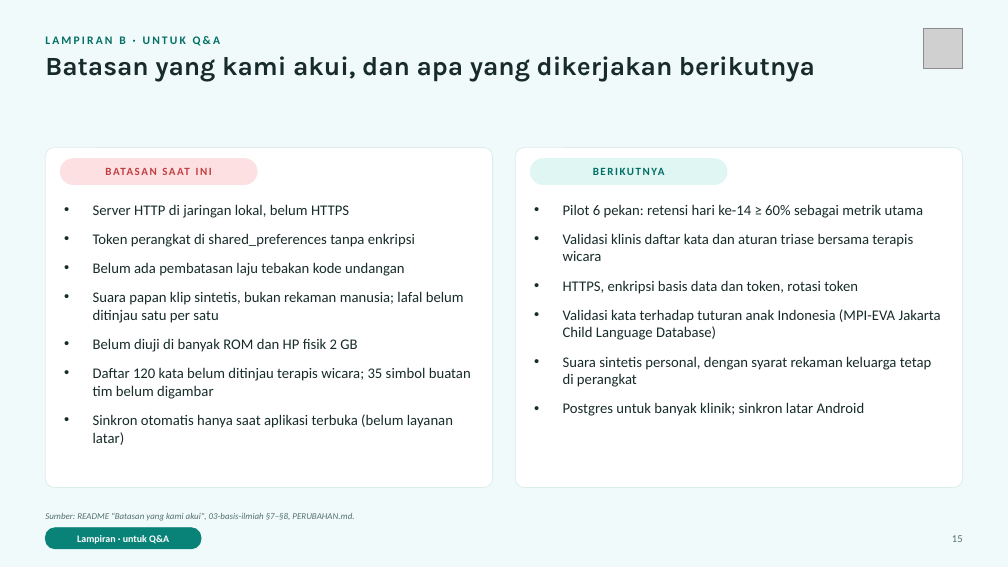
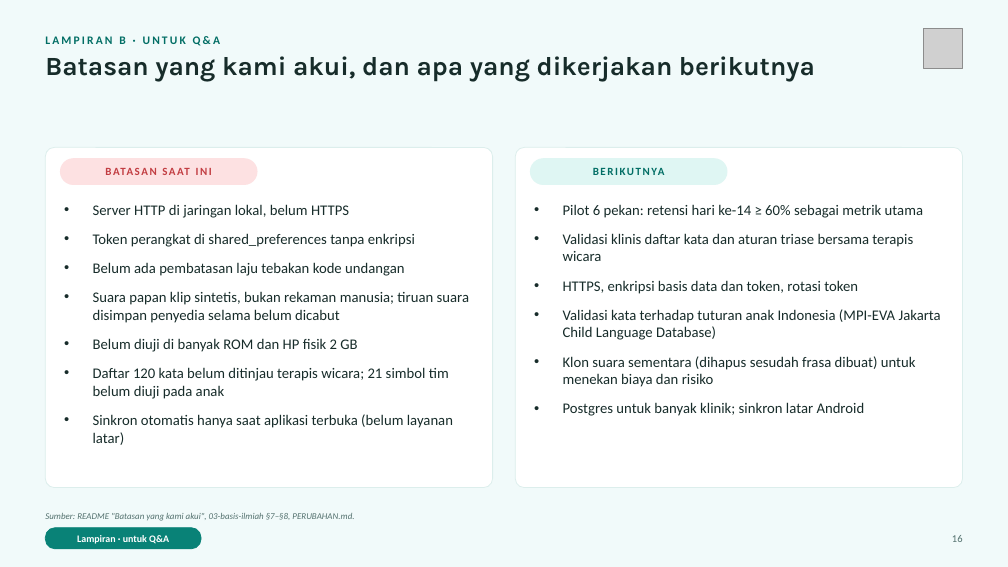
Before and after one commit to MikaelAdikara/Nyambung, a slide deck: slide 16 of deck/Nyambung-Pitch-Deck.pptx (slide 15 before the commit). Drawn at 1008x567 pixels with LibreOffice and Linux fonts; fonts in the diff are those of the drawing; grey boxes stand for pictures. Boxes give left, top, right and bottom in pixels: in the first picture for what was removed or moved away, otherwise in the second. Text is boxed around its words. In the diff, an @@ line names an element or a change of style, - is before the commit and + after.

```diff
--- a/deck/Nyambung-Pitch-Deck.pptx
+++ b/deck/Nyambung-Pitch-Deck.pptx
@@ text at box(93, 291, 469, 323): text changed @@
-• Suara papan klip sintetis, bukan rekaman manusia; lafal belum ditinjau satu per satu
+• Suara papan klip sintetis, bukan rekaman manusia; tiruan suara disimpan penyedia selama belum dicabut
@@ text at box(563, 356, 916, 387): text changed @@
-• Suara sintetis personal, dengan syarat rekaman keluarga tetap di perangkat
+• Klon suara sementara (dihapus sesudah frasa dibuat) untuk menekan biaya dan risiko
@@ text at box(93, 367, 449, 399): text changed @@
-• Daftar 120 kata belum ditinjau terapis wicara; 35 simbol buatan tim belum digambar
+• Daftar 120 kata belum ditinjau terapis wicara; 21 simbol tim belum diuji pada anak
```
Also in this commit, not shown: 10 other slides changed, 3 slides added, 2 slides removed, 3 other files.
